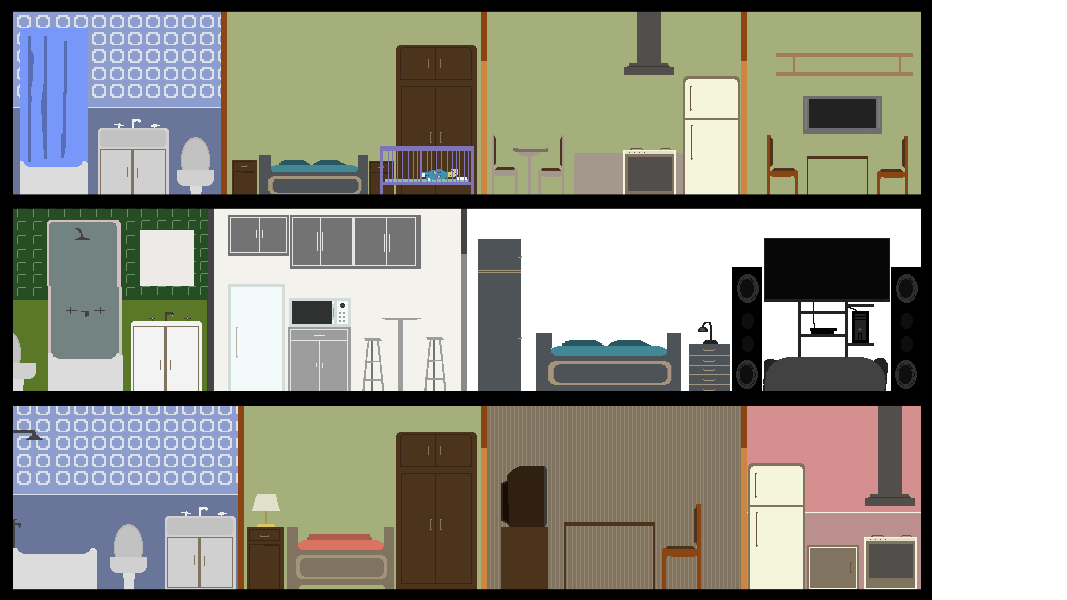
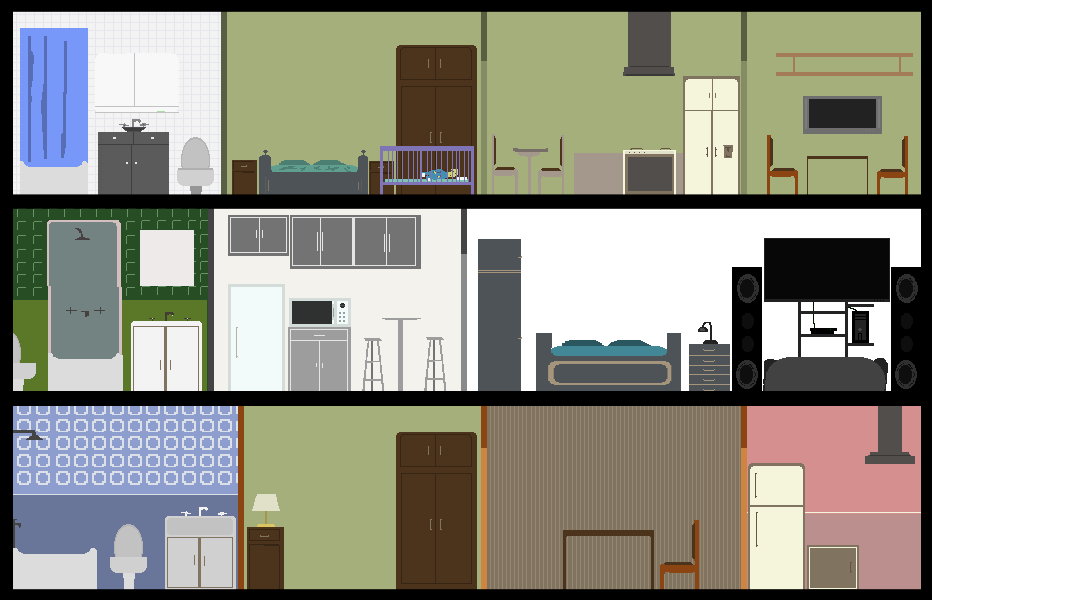
The second 1067px x 600px image is a revision of the first. Changes to its layers:
added layer "Capa pegada" above "Forma 1" over <box>287,452,917,590</box>
painted on "Capa 1" over <box>13,11,747,195</box>
painted on "Capa 2" over <box>287,466,701,590</box>
